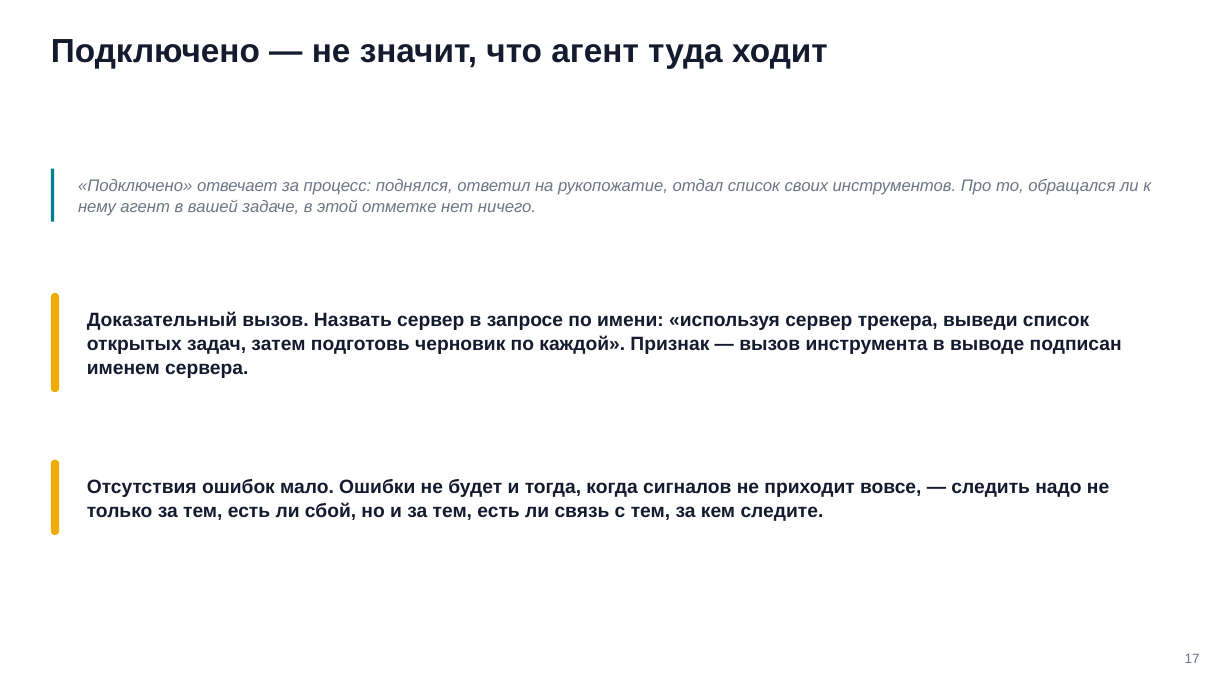
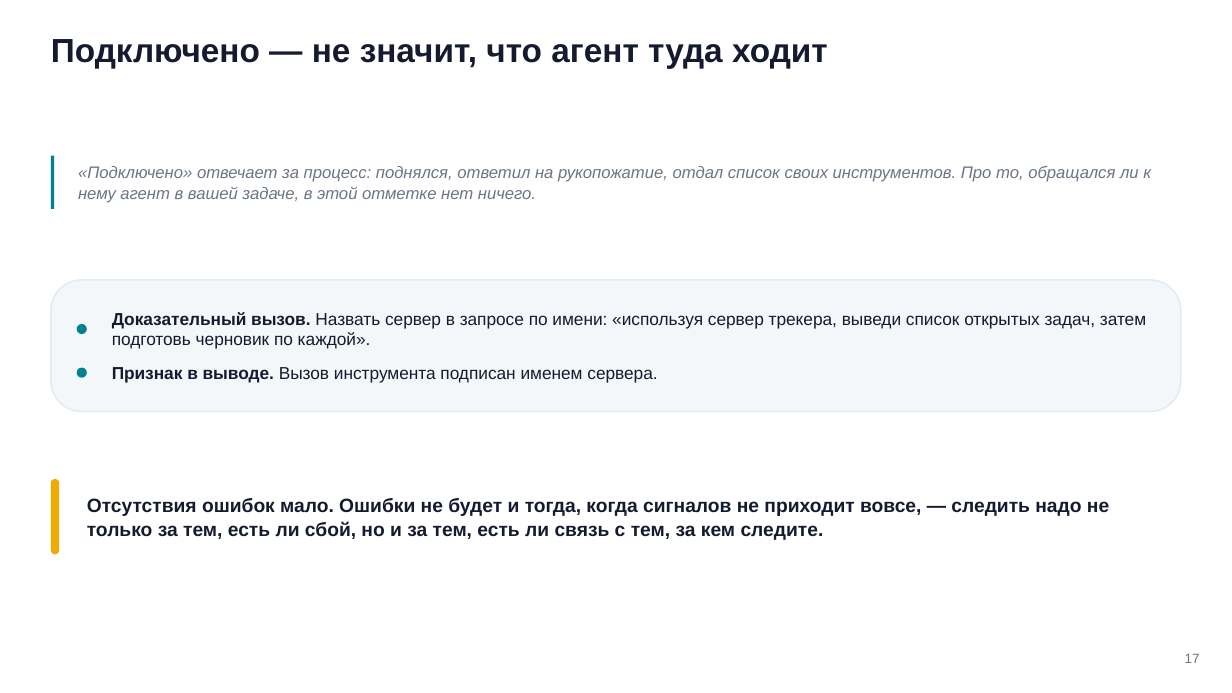
Before and after one commit to tellina-study/AI-usage-lessons, a slide deck: slide 17 of library/seminars/sem-06/rendered/sem-06.pptx. Drawn at 1232x693 pixels with LibreOffice and Linux fonts; fonts in the diff are those of the drawing. Boxes give left, top, right and bottom in pixels: in the first picture for what was removed or moved away, otherwise in the second. Text is boxed around its words. In the diff, an @@ line names an element or a change of style, - is before the commit and + after.

Commit message:
#225 Семинар 6: пять находок сведения закрыты — подсказка от первого лица снята с экрана, повтор на n48, жирные абзацы разверстаны, заметка n31 читается без слайда, заголовок n44 утверждением; починен фронтматтер literary-editor (tools: All tools давало ноль инструментов)

```diff
--- a/library/seminars/sem-06/rendered/sem-06.pptx
+++ b/library/seminars/sem-06/rendered/sem-06.pptx
@@ rectangle: place and size @@
-rectangle at <box>51,168,55,221</box>
+rectangle at <box>51,155,55,208</box>
@@ text "«Подключено» отвечает за процесс: поднялся, ...": place and size @@
-text "«Подключено» отвечает за процесс: поднялся, ..." at <box>78,179,1151,216</box>
+text "«Подключено» отвечает за процесс: поднялся, ..." at <box>78,166,1151,203</box>
@@ rounded rectangle removed at <box>51,293,59,392</box> @@
@@ rounded rectangle added at <box>51,280,1181,411</box>, fill #F4F7FA, outline #E5EAF0 1.2 pt @@
@@ rounded rectangle added at <box>77,324,87,335</box>, fill #028090 @@
@@ text at <box>112,312,1146,349</box>: text changed; size 15 to 13.5 pt; bold off @@
-Доказательный вызов. Назвать сервер в запросе по имени: «используя сервер трекера, выведи список открытых задач, затем подготовь черновик по каждой». Признак — вызов инструмента в выводе подписан именем сервера.
+Доказательный вызов. Назвать сервер в запросе по имени: «используя сервер трекера, выведи список открытых задач, затем подготовь черновик по каждой».
@@ rounded rectangle added at <box>77,368,87,378</box>, fill #028090 @@
@@ text added at <box>112,367,657,383</box>, 13.5 pt, text #141B2E @@
+Признак в выводе. Вызов инструмента подписан именем сервера.
@@ rounded rectangle: place and size @@
-rounded rectangle at <box>51,459,59,535</box>
+rounded rectangle at <box>51,479,59,555</box>
@@ text "Отсутствия ошибок мало. Ошибки не ...": place and size @@
-text "Отсутствия ошибок мало. Ошибки не ..." at <box>87,479,1109,521</box>
+text "Отсутствия ошибок мало. Ошибки не ..." at <box>87,498,1109,540</box>
```
Also in this commit, not shown: 6 other slides changed, 15 other files.
